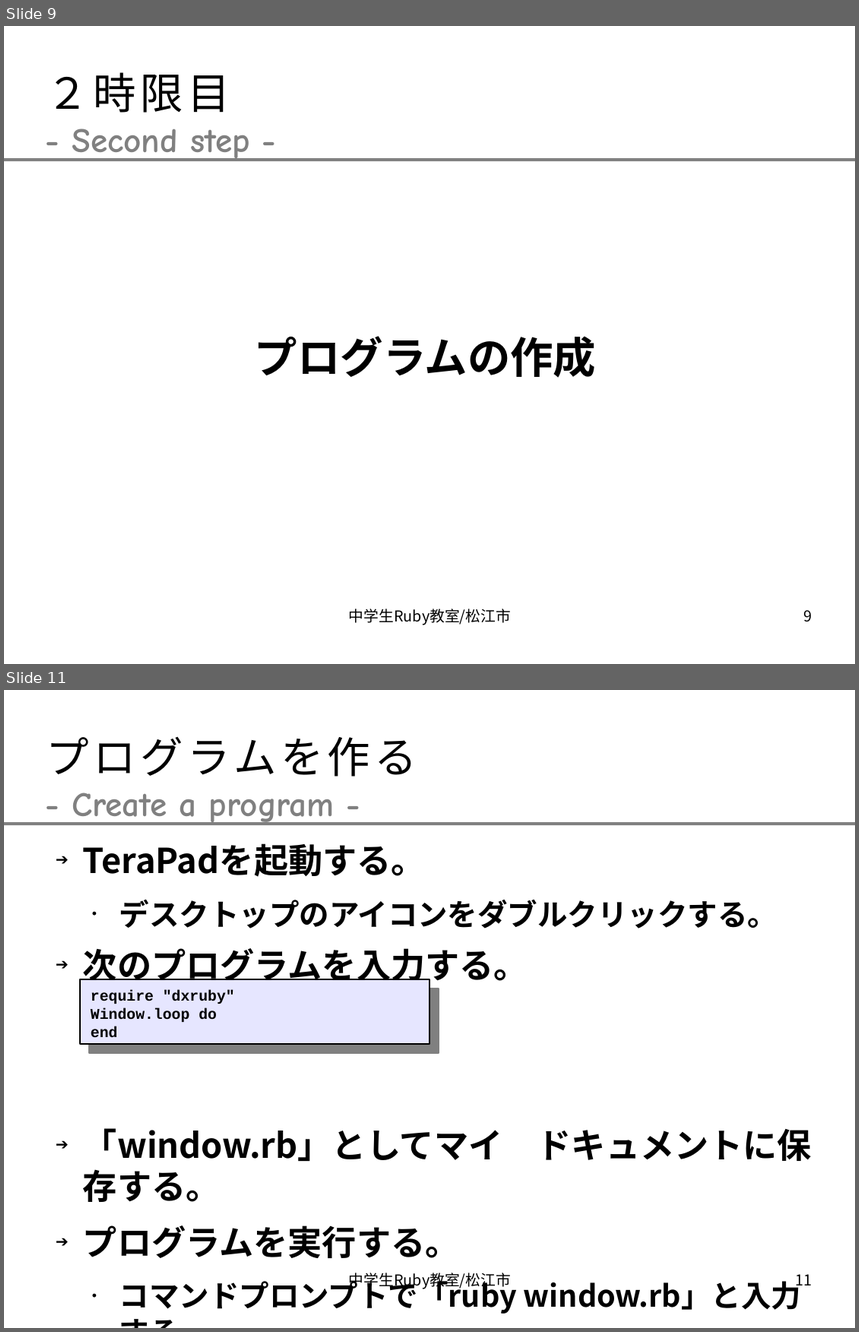
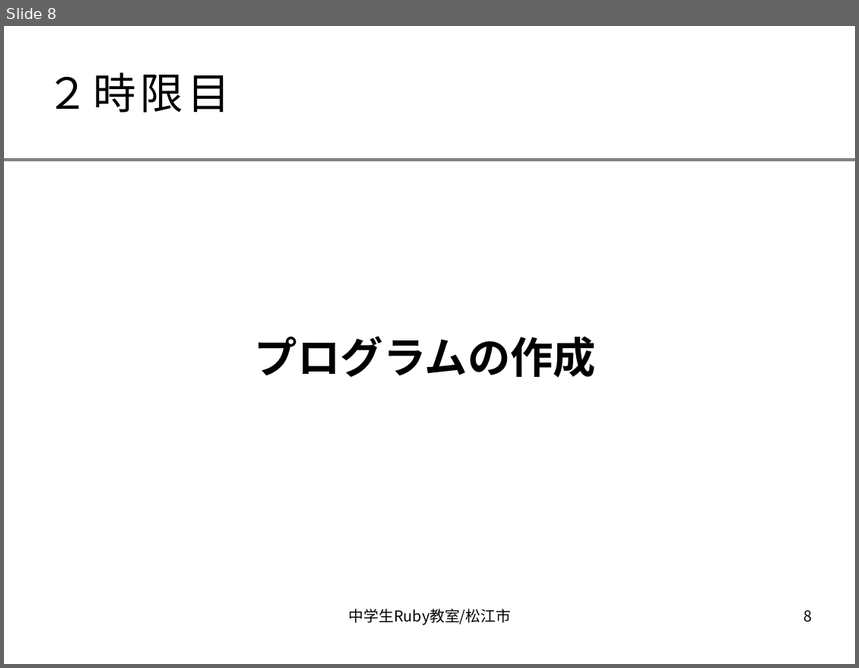
Before and after one commit to smalruby/ruby-school-mjh, a slide deck: mac/doc/text.odp. Shown one above the other, each under a label of ours: slides 9 and 11 before the commit, slide 8 after it; the slides between them are not shown. The pictures are 859x1332 and 859x668 pixels, drawn with LibreOffice and Linux fonts; fonts in the diff are those of the drawing; background and template pictures are left out. Boxes give left, top, right and bottom in pixels: in the first picture for what was removed or moved away, otherwise in the second. Text is boxed around its words. In the diff, an @@ line names an element or a change of style, - is before the commit and + after.

```diff
--- a/mac/doc/text.odp
+++ b/mac/doc/text.odp
@@ slide 11 removed at bbox=[4, 690, 855, 1328], background #FFFFFF; not listed: 1 template element that a slide beside it also shows @@
@@ title removed at bbox=[47, 736, 417, 777] @@
-プログラムを作る
@@ text removed at bbox=[72, 793, 335, 825] @@
-- Create a program -
@@ text removed at bbox=[83, 844, 812, 1314] @@
-➔ TeraPadを起動する。
-  • デスクトップのアイコンをダブルクリックする。
-➔ 次のプログラムを入力する。
-➔ 「window.rb」としてマイ ドキュメントに保存する。
-➔ プログラムを実行する。
-  • コマンドプロンプトで「ruby window.rb」と入力する。
@@ rectangle removed at bbox=[80, 980, 430, 1044] @@
-require "dxruby"
-Window.loop do
-end
@@ text removed at bbox=[349, 1273, 511, 1291] @@
-中学生Ruby教室/松江市
@@ page number removed at bbox=[796, 1274, 813, 1291] @@
-11
@@ what was slide 9 is now slide 8 @@
@@ slide 8 changed as well @@
@@ text removed at bbox=[72, 129, 250, 161] @@
-- Second step -
@@ page number at bbox=[804, 610, 813, 623]: text changed @@
-9
+8
```
Also in this commit, not shown: 9 other slides changed, 9 slides added, 3 other slides removed.
